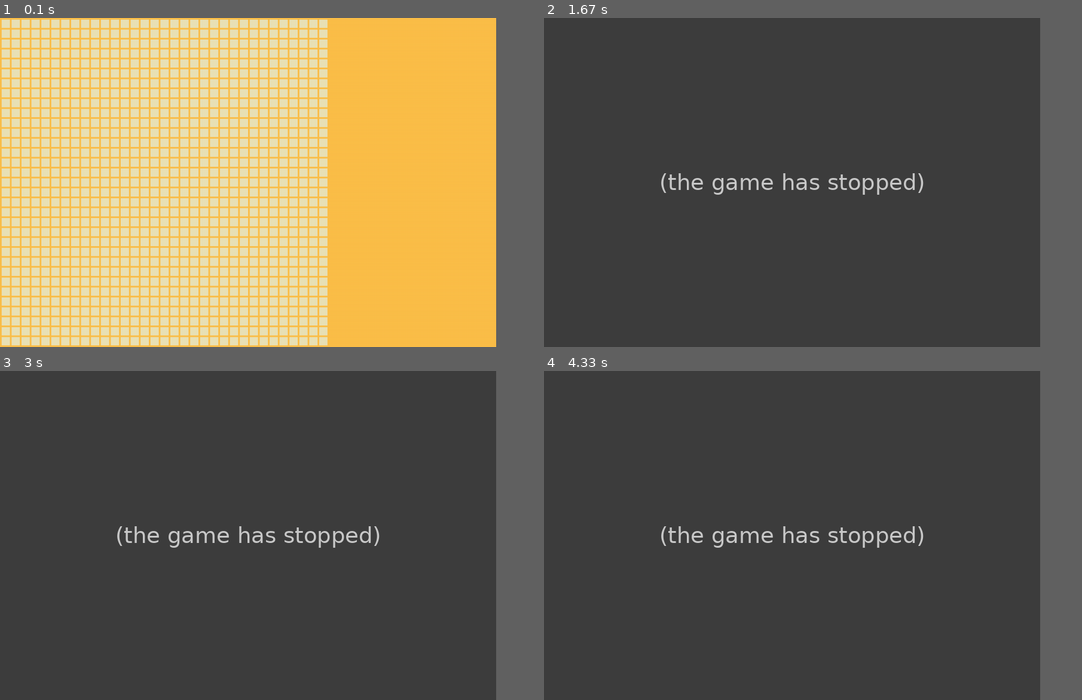
Above: before the commit, frames 1-4 (two rows, left to right).
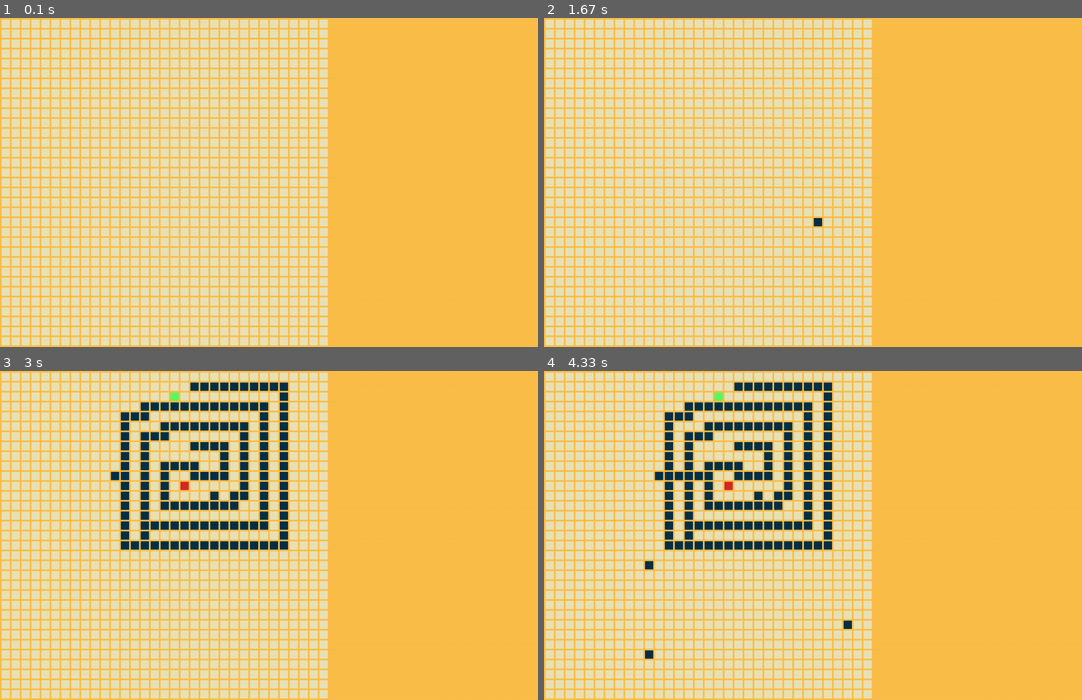
Above: after the commit, the same moments.

Repository: quoclanguyen/AI_Algo_MazePuzzle
Game: pygame game, started from main.py
The game is run twice, just before and just after one commit, with the same random seed, the same clock (stepped at 60 frames per second) and the same inputs.
Inputs (mouse positions are in pixels of both pictures, inside the frame that each line leads up to):
- Up to frame 1 (0.1 s): no input
- Up to frame 2 (1.67 s): press the mouse at (683, 185) at 0.37 s; move the mouse to (775, 221) at 0.47 s; release the mouse at (866, 254) at 0.6 s; press the mouse at (683, 185) at 0.7 s; move the mouse to (780, 198) at 0.8 s; release the mouse at (877, 212) at 0.93 s; tap F at 1 s; hold R from 1.33 s (still down); click (818, 215) at 1.42 s
- Up to frame 3 (3 s): release R at 1.8 s; hold L 1.83-2.3 s; click (193, 466) at 1.92 s; press the mouse at (139, 538) at 2.37 s; move the mouse to (258, 509) at 2.47 s; release the mouse at (381, 476) at 2.6 s; click (112, 469) at 2.72 s
- Up to frame 4 (4.33 s): press the mouse at (656, 469) at 3.03 s; move the mouse to (673, 472) at 3.13 s; release the mouse at (694, 476) at 3.27 s; press the mouse at (656, 469) at 3.37 s; move the mouse to (651, 565) at 3.47 s; release the mouse at (651, 657) at 3.6 s; tap Enter at 3.67 s; click (845, 627) at 4.05 s
In our replay, the window is 830x551 before the commit and 900x551 after it. These sizes can differ from the game's own. Grey fills any space a smaller window leaves; there, only what the larger window draws over its background counts as a difference.

The runs differ from the first frame. In frame 1, 2.9% of the frame differs, in the area x 25-61%, y 0-100%; in frame 2, 92%, in the area x 0-93%, y 0-100%; in frame 3, 92%; in frame 4, 92%.
Error before the commit: IndexError: list assignment index out of range (MazeGrid.py line 17); the game stopped at 0.9 s (later frames are placeholders)

Commit message:
Added A*

Diff:
--- /dev/null
+++ b/MazeAI.py
@@ -0,0 +1,48 @@
+from queue import PriorityQueue
+
+def move(Grid, came_from, current):
+    while current in came_from:
+        current = came_from[current]
+        if Grid.get(current[0], current[1]) == Grid.start:
+            continue
+        Grid.set(current[0], current[1], Grid.gpath)
+
+def heuristics(p1, p2):
+    x1, y1 = p1
+    x2, y2 = p2
+    return abs(x1 - x2) + abs(y1 - y2)
+
+def a_star(Grid):
+    start, end = Grid.findSGPoint()
+    Grid.generateNeighbors()
+    count = 0
+    open_set = PriorityQueue()
+    open_set.put((0, count, start))
+    open_set_history = {start}
+    came_from = {}
+
+    g_score = [float("inf") for row in Grid.data for spot in row]
+    g_score[start[0]*33 + start[1]] = 0
+    f_score = [float("inf") for row in Grid.data for spot in row]
+    f_score[start[0]*33 + start[1]] = heuristics(start, end)
+
+    while not open_set.empty():
+        current = open_set.get()[2]
+        print(current)
+        open_set_history.remove(current)
+        if current == end:
+            move(Grid, came_from, end)
+            return True
+        for nei in Grid.neighbors[current[0]*33 +current[1]]:
+            temp_g_score = g_score[current[0]*33 +current[1]] + 1
+            if temp_g_score < g_score[nei[0]*33 +nei[1]]:
+                came_from[nei] = current
+                g_score[nei[0]*33 +nei[1]] = temp_g_score
+                f_score[nei[0]*33 +nei[1]] = temp_g_score + heuristics(nei, end)
+                if nei not in open_set_history:
+                    count += 1
+                    open_set.put((f_score[nei[0]*33 +nei[1]], count, nei))
+                    open_set_history.add(nei)
+    print(Grid.data)
+    print(open_set.empty())
+    return False
--- a/MazeGUI.py
+++ b/MazeGUI.py
@@ -1,6 +1,7 @@
 import pygame
 from MazeGrid import MazeGrid
 from PIL import ImageColor
+from MazeAI import a_star
 
 bgColor = ImageColor.getcolor("#FCBF49", "RGB"),
 gridColors = [
@@ -9,7 +10,7 @@
     ImageColor.getcolor("#D62828", "RGB"),
     ImageColor.getcolor("#5DF95D", "RGB"),
     ImageColor.getcolor("#F77F00", "RGB"),
-    ImageColor.getcolor("#000000", "RGB")
+    ImageColor.getcolor("#E47676", "RGB")
 ]
 
 class MazeGUI:
@@ -20,10 +21,12 @@
         self.margin = margin
         self.caption = caption
         self.done = False
+
     def createMainWindow(self):
         pygame.init()
         self.screen = pygame.display.set_mode((self.width, self.height))
         pygame.display.set_caption(self.caption)
+
     def handleKeyPress(self, key):
         if key == pygame.K_ESCAPE:
             pygame.quit()
@@ -36,11 +39,26 @@
         if key == pygame.K_r:
             self.grid.fillPath()
         if key == pygame.K_RETURN:
-            #self.grid.solve()
-            pass
+            a_star(self.grid)
+
+    def mouseInGrid(self, x, y):
+        return (x < 33) and (y < 33)
+
     def handleLeftMousePress(self, x, y):
+        # Check whether the mouse hover in the grid
+        if not self.mouseInGrid(x, y):
+            self.grid.generateNeighbors()
+            return
+
+        # Set grid value
         self.grid.set(x, y, self.grid.wall)
+
     def handleRightMousePress(self, x, y):
+        # Check whether the mouse hover in the grid
+        if not self.mouseInGrid(x, y):
+            return
+
+        # Set grid value
         if self.grid.get(x, y) in [self.grid.start, self.grid.goal]:
             self.grid.set(x, y, self.grid.path)
             return
@@ -50,9 +68,17 @@
         if not self.grid.hasGoalPoint():
             self.grid.set(x, y, self.grid.goal)
             return
+        self.grid.set(x, y, self.grid.path)
+
     def handleMiddleMousePress(self, x, y):
+        # Check whether the mouse hover in the grid
+        if not self.mouseInGrid(x, y):
+            return
+
+        # Set grid value
         self.grid.set(x, y, self.grid.key)
-    def draw(self):
+
+    def drawGrid(self):
         self.screen.fill(bgColor)
         for row in range(33):
             for col in range(33):
@@ -66,8 +92,19 @@
                 ]
                 pygame.draw.rect(self.screen, color, rect)
         pygame.display.flip()
+
     def setGridSize(self, gwidth, gheight):
         self.grid.width, self.grid.height = gwidth, gheight
+
+    def drawButtons(self):
+        btnBFS = [
+            0,
+            0,
+            40,
+            10
+        ]
+        pygame.draw.rect(self.screen, gridColors[self.grid.gpath], btnBFS)
+
     def mainLoop(self):
         self.createMainWindow()
         LEFT_MOUSE = 0
@@ -77,7 +114,7 @@
             mousePos = pygame.mouse.get_pos()
             row = mousePos[0] // (self.grid.height + self.margin)
             col = mousePos[1] // (self.grid.width + self.margin)
-            print(mousePos)
+            # print(mousePos)
             for event in pygame.event.get():
                 if event.type == pygame.QUIT:
                     self.done = True
@@ -89,7 +126,8 @@
                     self.handleMiddleMousePress(col, row)
                 elif pygame.mouse.get_pressed()[RIGHT_MOUSE]:
                     self.handleRightMousePress(col, row)
-            self.draw()
+            self.drawGrid()
+            self.drawButtons()
             clock = pygame.time.Clock()
             clock.tick(60)
         pygame.quit()
--- a/MazeGrid.py
+++ b/MazeGrid.py
@@ -3,6 +3,7 @@
 class MazeGrid:
     def __init__(self):
         self.data = [[0 for x in range(33)] for y in range(33)]
+        self.neighbors = [[] for _ in range(33**2)]
         self.weight = 0
         self.height = 0
         self.path = 0
@@ -18,16 +19,43 @@
     def save(self, filename):
         numpy.savetxt(filename, numpy.array(self.data), fmt="%i")
     def load(self, filename):
-        self.data = numpy.loadtxt(filename).tolist()
+        self.data = numpy.loadtxt(filename, dtype=numpy.int8).tolist()
     def hasStartPoint(self):
-        return sum(x.count(self.start) for x in self.data) >= 1
+        return sum(x.count(self.start) for x in self.data) == 1
     def hasGoalPoint(self):
-        return sum(x.count(self.goal) for x in self.data) >= 1
+        return sum(x.count(self.goal) for x in self.data) == 1
+    def findSGPoint(self):
+        start, goal = 0, 0
+        for x in range(33):
+            for y in range(33):
+                if self.get(x, y) == self.start:
+                    start = x, y
+                if self.get(x, y) == self.goal:
+                    goal = x, y
+        return start, goal
     def fillWall(self):
         for x in range(33):
             for y in range(33):
-                self.data = self.set(x, y, self.wall)
+                self.set(x, y, self.wall)
     def fillPath(self):
         for x in range(33):
             for y in range(33):
-                self.data = self.set(x, y, self.path)
+                self.set(x, y, self.path)
+    def generateNeighbors(self):
+        count = 0
+        direct = [[-1, 0], [0, -1], [1, 0], [0, 1]]
+        outer_grid = []
+        self.neighbors = [[] for _ in range(33**2)]
+        for i in range(35):
+            if i == 0 or i == 34:
+                outer_grid.append([1 for _ in range(35)])
+                continue
+            outer_grid.append([1] + self.data[i - 1] + [1])
+        for i in range(1, 34):
+            for j in range(1, 34):
+                for k in range(4):
+                    if outer_grid[i + direct[k][0]][j + direct[k][1]] != 1:
+                        self.neighbors[count].append((i + direct[k][0] - 1, j + direct[k][1] - 1))
+                count += 1
+        print(outer_grid)
+        print(self.neighbors)
--- a/Ref.py
+++ b/Ref.py
@@ -39,7 +39,7 @@
 def loadgrid(index):
     global grid
     if(index ==0):
-        grid = np.loadtxt(r"./Downloads/Maze-Pathfinding-main/maze.txt").tolist()
+        grid = np.loadtxt("defaultMaze.txt").tolist()
     elif(index ==1):
         grid = np.loadtxt(r'./Downloads/Maze-Pathfinding-main/Maze1/maze.txt').tolist()
     elif(index ==2):
@@ -130,11 +130,11 @@
 
 def neighbourr():
     global grid,neighbour
-    neighbour = [[]for col in range(len(grid)) for row in range(len(grid))]
+    neighbour = [[]for _ in range(len(grid)**2)]
     count=0
     for i in range(len(grid)):
         for j in range(len(grid)):
-            neighbour[count] == []
+            # neighbour[count] == []
             if (i > 0 and grid[i - 1][j] != 1):
                 neighbour[count].append((i-1,j))
             if (j > 0 and grid[i][j - 1] != 1):
@@ -144,6 +144,8 @@
             if (j < len(grid) - 1 and grid[i][j + 1] != 1):
                 neighbour[count].append((i,j+1))
             count+=1
+    print(neighbour)
+
 
 def h(p1, p2):
 	x1, y1 = p1
@@ -183,26 +185,29 @@
 
     g_score = [float("inf") for row in grid for spot in row ]
     g_score[start[0]*len(grid[0]) +start[1]] = 0
-    f_score = [ float("inf") for row in grid for spot in row ]
+    f_score = [float("inf") for row in grid for spot in row ]
     f_score[start[0]*len(grid[0]) +start[1]] = h(start, end)
 
 
     while not open_set.empty():
         current = open_set.get()[2]
+        print(current)
+
+
         open_set_his.remove(current)
         if current == end:
             print("finishing")
             short_path(came_from, end)
             return True
-        for nei in neighbour[current[0]*len(grid[0]) +current[1]]:
-            temp_g_score = g_score[current[0]*len(grid[0]) +current[1]] + 1
-            if temp_g_score < g_score[nei[0]*len(grid[0]) +nei[1]]:
+        for nei in neighbour[current[0]*33 +current[1]]:
+            temp_g_score = g_score[current[0]*33 +current[1]] + 1
+            if temp_g_score < g_score[nei[0]*33 +nei[1]]:
                 came_from[nei] = current
-                g_score[nei[0]*len(grid[0]) +nei[1]] = temp_g_score
-                f_score[nei[0]*len(grid[0]) +nei[1]] = temp_g_score + h(nei, end)
+                g_score[nei[0]*33 +nei[1]] = temp_g_score
+                f_score[nei[0]*33 +nei[1]] = temp_g_score + h(nei, end)
                 if nei not in open_set_his:
                     count += 1
-                    open_set.put((f_score[nei[0]*len(grid[0]) +nei[1]], count, nei))
+                    open_set.put((f_score[nei[0]*33 +nei[1]], count, nei))
                     open_set_his.add(nei)
                     # grid[nei[0]][nei[1]] = 5
                     # pygame.display.update()
@@ -218,7 +223,6 @@
 
 
 while not done:
-
     for event in pygame.event.get():
         if event.type == pygame.QUIT:
             done = True
--- a/defaultMaze.txt
+++ b/defaultMaze.txt
@@ -1,23 +1,21 @@
-0 1 0 0 0 0 0 0 0 0 0 0 0 0 0 0 0 0 0 0 0 0 0 0 0 0 0 0 0 0 0 0 0
-0 1 0 0 0 0 0 0 0 0 0 0 0 0 0 0 0 0 0 0 0 0 0 0 0 0 0 0 0 0 0 0 0
-0 1 0 0 0 0 0 0 0 0 0 0 0 0 0 0 0 0 0 0 0 0 0 0 0 0 0 0 0 0 0 0 0
-0 1 0 0 0 0 0 0 0 0 0 0 0 0 0 0 0 0 0 0 0 0 0 0 0 0 0 0 0 0 0 0 0
-0 1 1 1 1 1 0 0 0 0 0 0 0 0 0 0 0 0 0 0 0 0 0 0 0 0 0 0 0 0 0 0 0
-0 0 0 0 0 1 0 0 0 0 0 0 0 0 0 0 0 0 0 0 0 0 0 0 0 0 0 0 0 0 0 0 0
-0 0 0 0 0 1 0 0 0 0 0 0 0 0 0 0 0 0 0 0 0 0 0 0 0 0 0 0 0 0 0 0 0
-0 0 0 0 0 1 0 0 0 0 0 0 0 0 0 0 0 0 0 0 0 0 0 0 0 0 0 0 0 0 0 0 0
-0 0 0 0 0 1 0 0 0 0 0 0 0 0 0 0 0 0 0 0 0 0 0 0 0 0 0 0 0 0 0 0 0
-0 0 0 0 0 1 0 0 0 0 0 0 0 0 0 0 0 0 0 0 0 0 0 0 0 0 0 0 0 0 0 0 0
-0 0 0 0 0 1 0 0 0 0 0 0 0 0 0 0 0 0 0 0 0 0 0 0 0 0 0 0 0 0 0 0 0
-0 0 0 0 0 1 0 0 0 0 0 0 5 0 0 0 0 0 0 0 0 0 0 0 0 0 0 0 0 0 0 0 0
-0 0 0 0 0 1 0 0 0 0 0 0 0 0 0 0 0 0 0 0 0 0 0 0 0 0 0 0 0 0 0 0 0
-0 0 0 0 0 1 0 0 0 0 0 0 0 0 0 0 0 0 0 0 0 0 0 0 0 0 0 0 0 0 0 0 0
-0 0 0 0 0 1 0 0 0 0 0 0 0 0 0 0 0 0 0 0 0 0 0 0 0 0 0 0 0 0 0 0 0
-0 0 0 0 0 1 0 0 0 0 0 0 0 0 0 0 0 0 0 0 0 0 0 0 0 0 0 0 0 0 0 0 0
-0 0 0 0 0 1 0 0 0 0 0 0 0 0 0 0 0 0 0 0 0 0 0 0 0 0 0 0 0 0 0 0 0
-0 0 0 0 0 1 0 0 0 0 0 0 0 0 0 0 0 0 0 0 0 0 0 0 0 0 0 0 0 0 0 0 0
-0 0 0 0 0 1 0 0 0 0 0 0 0 0 0 0 0 0 0 0 0 0 0 0 0 0 0 0 0 0 0 0 0
-0 0 0 0 0 1 1 1 1 1 1 0 0 0 0 0 0 0 0 0 0 0 0 0 0 0 0 0 0 0 0 0 0
+0 0 0 0 0 0 0 0 0 0 0 0 0 0 0 0 0 0 0 0 0 0 0 0 0 0 0 0 0 0 0 0 0
+0 0 0 0 0 0 0 0 0 0 0 0 0 0 0 0 0 0 0 1 1 1 1 1 1 1 1 1 1 0 0 0 0
+0 0 0 0 0 0 0 0 0 0 0 0 0 0 0 0 0 3 0 0 0 0 0 0 0 0 0 0 1 0 0 0 0
+0 0 0 0 0 0 0 0 0 0 0 0 0 0 1 1 1 1 1 1 1 1 1 1 1 1 1 0 1 0 0 0 0
+0 0 0 0 0 0 0 0 0 0 0 0 1 1 1 0 0 0 0 0 0 0 0 0 0 0 1 0 1 0 0 0 0
+0 0 0 0 0 0 0 0 0 0 0 0 1 0 0 0 1 1 1 1 1 1 1 1 1 0 1 0 1 0 0 0 0
+0 0 0 0 0 0 0 0 0 0 0 0 1 0 1 1 1 0 0 0 0 0 0 0 1 0 1 0 1 0 0 0 0
+0 0 0 0 0 0 0 0 0 0 0 0 1 0 1 0 0 0 0 1 1 1 1 0 1 0 1 0 1 0 0 0 0
+0 0 0 0 0 0 0 0 0 0 0 0 1 0 1 0 0 0 0 0 0 0 1 0 1 0 1 0 1 0 0 0 0
+0 0 0 0 0 0 0 0 0 0 0 0 1 0 1 0 1 1 1 1 0 0 1 0 1 0 1 0 1 0 0 0 0
+0 0 0 0 0 0 0 0 0 0 0 0 1 0 1 0 1 0 0 1 1 1 1 0 1 0 1 0 1 0 0 0 0
+0 0 0 0 0 0 0 0 0 0 0 0 1 0 1 0 1 0 2 0 0 0 0 0 1 0 1 0 1 0 0 0 0
+0 0 0 0 0 0 0 0 0 0 0 0 1 0 1 0 1 0 0 0 0 1 0 1 1 0 1 0 1 0 0 0 0
+0 0 0 0 0 0 0 0 0 0 0 0 1 0 1 0 1 1 1 1 1 1 1 1 0 0 1 0 1 0 0 0 0
+0 0 0 0 0 0 0 0 0 0 0 0 1 0 1 0 0 0 0 0 0 0 0 0 0 0 1 0 1 0 0 0 0
+0 0 0 0 0 0 0 0 0 0 0 0 1 0 1 1 1 1 1 1 1 1 1 1 1 1 1 0 1 0 0 0 0
+0 0 0 0 0 0 0 0 0 0 0 0 1 0 0 0 0 0 0 0 0 0 0 0 0 0 0 0 1 0 0 0 0
+0 0 0 0 0 0 0 0 0 0 0 0 1 1 1 1 1 1 1 1 1 1 1 1 1 1 1 1 1 0 0 0 0
 0 0 0 0 0 0 0 0 0 0 0 0 0 0 0 0 0 0 0 0 0 0 0 0 0 0 0 0 0 0 0 0 0
 0 0 0 0 0 0 0 0 0 0 0 0 0 0 0 0 0 0 0 0 0 0 0 0 0 0 0 0 0 0 0 0 0
 0 0 0 0 0 0 0 0 0 0 0 0 0 0 0 0 0 0 0 0 0 0 0 0 0 0 0 0 0 0 0 0 0
@@ -31,3 +29,5 @@
 0 0 0 0 0 0 0 0 0 0 0 0 0 0 0 0 0 0 0 0 0 0 0 0 0 0 0 0 0 0 0 0 0
 0 0 0 0 0 0 0 0 0 0 0 0 0 0 0 0 0 0 0 0 0 0 0 0 0 0 0 0 0 0 0 0 0
 0 0 0 0 0 0 0 0 0 0 0 0 0 0 0 0 0 0 0 0 0 0 0 0 0 0 0 0 0 0 0 0 0
+0 0 0 0 0 0 0 0 0 0 0 0 0 0 0 0 0 0 0 0 0 0 0 0 0 0 0 0 0 0 0 0 0
+0 0 0 0 0 0 0 0 0 0 0 0 0 0 0 0 0 0 0 0 0 0 0 0 0 0 0 0 0 0 0 0 0
--- a/main.py
+++ b/main.py
@@ -1,5 +1,5 @@
-from MazeGUI import MazeGUI, MazeGrid
+from MazeGUI import MazeGUI
 
-app = MazeGUI(1200, 796, 4, 'Maze Project')
+app = MazeGUI(1300, 796, 4, 'Maze Project')
 app.setGridSize(20, 20)
 app.mainLoop()
--- a/savedMaze.txt
+++ b/savedMaze.txt
@@ -1,3 +1,21 @@
+0 0 0 0 0 0 0 0 0 0 0 0 0 0 0 0 0 0 0 0 0 0 0 0 0 0 0 0 0 0 0 0 0
+0 0 0 0 0 0 0 0 0 0 0 0 0 0 0 0 0 0 0 1 1 1 1 1 1 1 1 1 1 0 0 0 0
+0 0 0 0 0 0 0 0 0 0 0 0 0 0 0 0 0 3 0 0 0 0 0 0 0 0 0 0 1 0 0 0 0
+0 0 0 0 0 0 0 0 0 0 0 0 0 0 1 1 1 1 1 1 1 1 1 1 1 1 1 0 1 0 0 0 0
+0 0 0 0 0 0 0 0 0 0 0 0 1 1 1 0 0 0 0 0 0 0 0 0 0 0 1 0 1 0 0 0 0
+0 0 0 0 0 0 0 0 0 0 0 0 1 0 0 0 1 1 1 1 1 1 1 1 1 0 1 0 1 0 0 0 0
+0 0 0 0 0 0 0 0 0 0 0 0 1 0 1 1 1 0 0 0 0 0 0 0 1 0 1 0 1 0 0 0 0
+0 0 0 0 0 0 0 0 0 0 0 0 1 0 1 0 0 0 0 1 1 1 1 0 1 0 1 0 1 0 0 0 0
+0 0 0 0 0 0 0 0 0 0 0 0 1 0 1 0 0 0 0 0 0 0 1 0 1 0 1 0 1 0 0 0 0
+0 0 0 0 0 0 0 0 0 0 0 0 1 0 1 0 1 1 1 1 0 0 1 0 1 0 1 0 1 0 0 0 0
+0 0 0 0 0 0 0 0 0 0 0 0 1 0 1 0 1 0 0 1 1 1 1 0 1 0 1 0 1 0 0 0 0
+0 0 0 0 0 0 0 0 0 0 0 0 1 0 1 0 1 0 2 0 0 0 0 0 1 0 1 0 1 0 0 0 0
+0 0 0 0 0 0 0 0 0 0 0 0 1 0 1 0 1 0 0 0 0 1 0 1 1 0 1 0 1 0 0 0 0
+0 0 0 0 0 0 0 0 0 0 0 0 1 0 1 0 1 1 1 1 1 1 1 1 0 0 1 0 1 0 0 0 0
+0 0 0 0 0 0 0 0 0 0 0 0 1 0 1 0 0 0 0 0 0 0 0 0 0 0 1 0 1 0 0 0 0
+0 0 0 0 0 0 0 0 0 0 0 0 1 0 1 1 1 1 1 1 1 1 1 1 1 1 1 0 1 0 0 0 0
+0 0 0 0 0 0 0 0 0 0 0 0 1 0 0 0 0 0 0 0 0 0 0 0 0 0 0 0 1 0 0 0 0
+0 0 0 0 0 0 0 0 0 0 0 0 1 1 1 1 1 1 1 1 1 1 1 1 1 1 1 1 1 0 0 0 0
 0 0 0 0 0 0 0 0 0 0 0 0 0 0 0 0 0 0 0 0 0 0 0 0 0 0 0 0 0 0 0 0 0
 0 0 0 0 0 0 0 0 0 0 0 0 0 0 0 0 0 0 0 0 0 0 0 0 0 0 0 0 0 0 0 0 0
 0 0 0 0 0 0 0 0 0 0 0 0 0 0 0 0 0 0 0 0 0 0 0 0 0 0 0 0 0 0 0 0 0
@@ -5,29 +23,11 @@
 0 0 0 0 0 0 0 0 0 0 0 0 0 0 0 0 0 0 0 0 0 0 0 0 0 0 0 0 0 0 0 0 0
 0 0 0 0 0 0 0 0 0 0 0 0 0 0 0 0 0 0 0 0 0 0 0 0 0 0 0 0 0 0 0 0 0
 0 0 0 0 0 0 0 0 0 0 0 0 0 0 0 0 0 0 0 0 0 0 0 0 0 0 0 0 0 0 0 0 0
-0 0 1 0 0 0 0 0 0 0 0 0 0 0 0 0 0 0 0 0 0 0 0 0 0 0 0 0 0 0 0 0 0
-0 0 1 0 0 0 0 0 0 0 0 0 0 0 0 0 0 0 1 1 1 1 1 1 1 1 0 0 0 0 0 0 0
-0 0 1 0 0 0 0 0 0 0 0 0 0 0 0 0 0 0 0 0 0 0 0 0 0 0 0 0 0 0 0 0 0
-0 0 0 0 0 0 0 0 0 0 0 0 0 0 0 0 0 0 0 0 0 0 0 0 0 0 0 0 0 0 0 0 0
-0 0 0 1 0 0 0 0 0 0 0 0 0 0 0 0 0 0 0 0 0 0 0 0 0 0 0 0 0 0 0 0 0
-0 0 0 1 0 0 1 1 0 0 0 0 0 0 0 0 0 0 0 0 0 0 0 0 0 0 0 0 0 0 0 0 0
-0 0 0 1 0 0 1 1 0 0 0 0 0 0 0 0 0 0 0 0 0 0 0 0 0 0 0 0 0 0 0 0 0
-0 0 0 1 0 0 1 1 1 0 0 0 0 0 0 0 0 0 0 0 0 0 0 0 0 0 0 0 0 0 0 0 0
-0 0 0 1 0 0 1 0 1 1 1 0 0 1 0 1 1 1 0 1 1 1 1 1 1 1 1 0 0 0 0 0 0
-0 0 0 1 0 0 1 0 0 0 1 0 0 0 0 1 1 1 0 0 0 0 0 1 0 0 0 0 0 0 0 0 0
-0 0 0 1 0 0 1 0 0 0 1 0 0 0 0 0 0 0 1 0 0 0 1 1 0 0 0 0 0 0 0 0 0
-0 0 0 0 0 0 1 0 0 0 1 0 0 0 0 0 0 0 1 0 0 0 1 0 0 0 0 0 0 0 0 0 0
-0 0 0 1 0 0 1 1 1 1 1 1 1 1 1 1 1 1 1 1 1 1 1 1 1 0 0 0 0 0 0 0 0
-0 0 0 1 0 0 0 0 0 0 0 0 0 0 0 0 0 0 0 0 0 0 0 0 0 0 0 0 0 0 0 0 0
-0 0 0 1 0 0 0 0 0 0 0 0 0 0 0 0 0 0 0 0 0 0 0 0 0 0 0 0 0 0 0 0 0
-0 0 0 1 0 0 0 0 0 0 0 0 0 0 0 0 0 1 1 1 0 1 0 0 0 0 0 0 0 0 0 0 0
-0 0 0 1 0 1 1 1 1 0 1 1 0 1 1 0 0 0 0 0 0 0 0 0 1 1 0 0 0 0 0 0 0
-0 0 0 0 0 0 0 0 0 0 0 0 0 0 0 1 1 0 0 0 0 0 0 0 0 0 1 0 0 0 0 0 0
-0 0 0 0 0 0 0 0 0 0 0 0 0 0 0 0 0 0 0 1 1 1 0 0 0 0 0 1 0 0 0 0 0
-0 0 0 0 0 0 0 0 0 0 0 0 0 0 0 0 1 1 1 0 0 0 0 0 0 0 0 1 0 0 0 0 0
-0 0 0 0 0 0 0 0 0 0 0 0 1 0 1 0 0 0 0 0 0 1 1 0 0 0 0 1 0 0 0 0 0
-0 0 0 0 0 0 0 0 0 0 1 0 0 0 0 0 0 0 0 0 0 1 0 0 0 0 1 0 0 0 0 0 0
-0 0 0 0 0 0 0 0 1 1 0 0 0 0 0 0 0 0 0 0 0 1 0 0 0 0 1 0 0 0 0 0 0
-0 0 0 0 0 0 0 0 0 0 0 0 0 0 0 0 0 0 0 0 0 1 1 1 1 1 0 0 0 0 0 0 0
 0 0 0 0 0 0 0 0 0 0 0 0 0 0 0 0 0 0 0 0 0 0 0 0 0 0 0 0 0 0 0 0 0
 0 0 0 0 0 0 0 0 0 0 0 0 0 0 0 0 0 0 0 0 0 0 0 0 0 0 0 0 0 0 0 0 0
+0 0 0 0 0 0 0 0 0 0 0 0 0 0 0 0 0 0 0 0 0 0 0 0 0 0 0 0 0 0 0 0 0
+0 0 0 0 0 0 0 0 0 0 0 0 0 0 0 0 0 0 0 0 0 0 0 0 0 0 0 0 0 0 0 0 0
+0 0 0 0 0 0 0 0 0 0 0 0 0 0 0 0 0 0 0 0 0 0 0 0 0 0 0 0 0 0 0 0 0
+0 0 0 0 0 0 0 0 0 0 0 0 0 0 0 0 0 0 0 0 0 0 0 0 0 0 0 0 0 0 0 0 0
+0 0 0 0 0 0 0 0 0 0 0 0 0 0 0 0 0 0 0 0 0 0 0 0 0 0 0 0 0 0 0 0 0
+0 0 0 0 0 0 0 0 0 0 0 0 0 0 0 0 0 0 0 0 0 0 0 0 0 0 0 0 0 0 0 0 0
